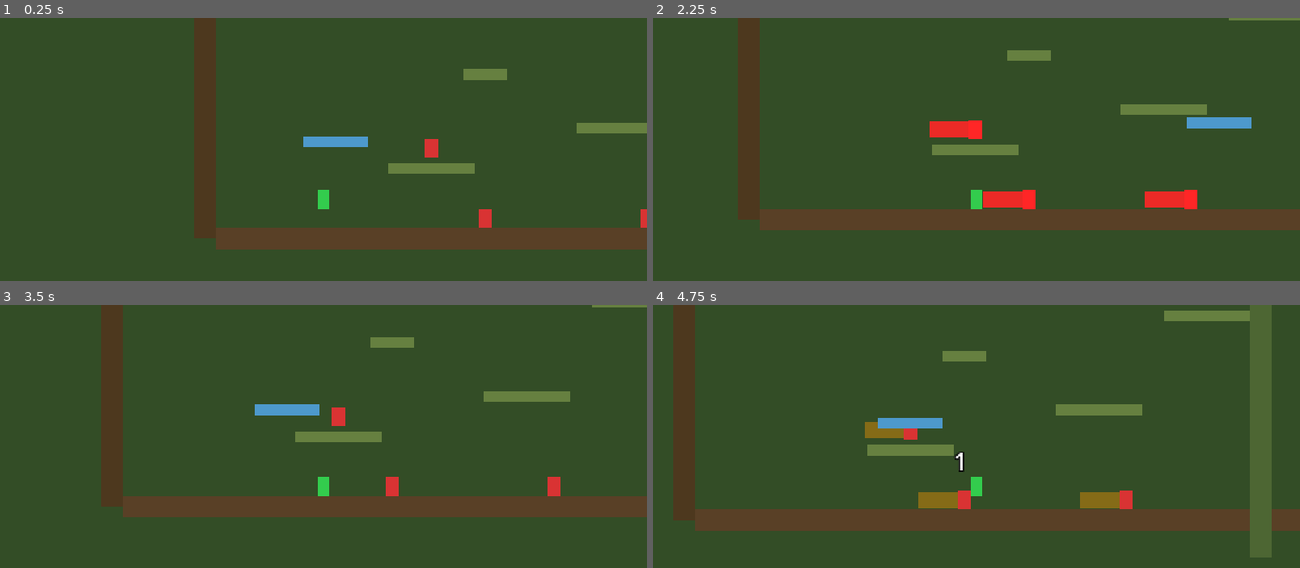
Above: before the commit, frames 1-4 (two rows, left to right).
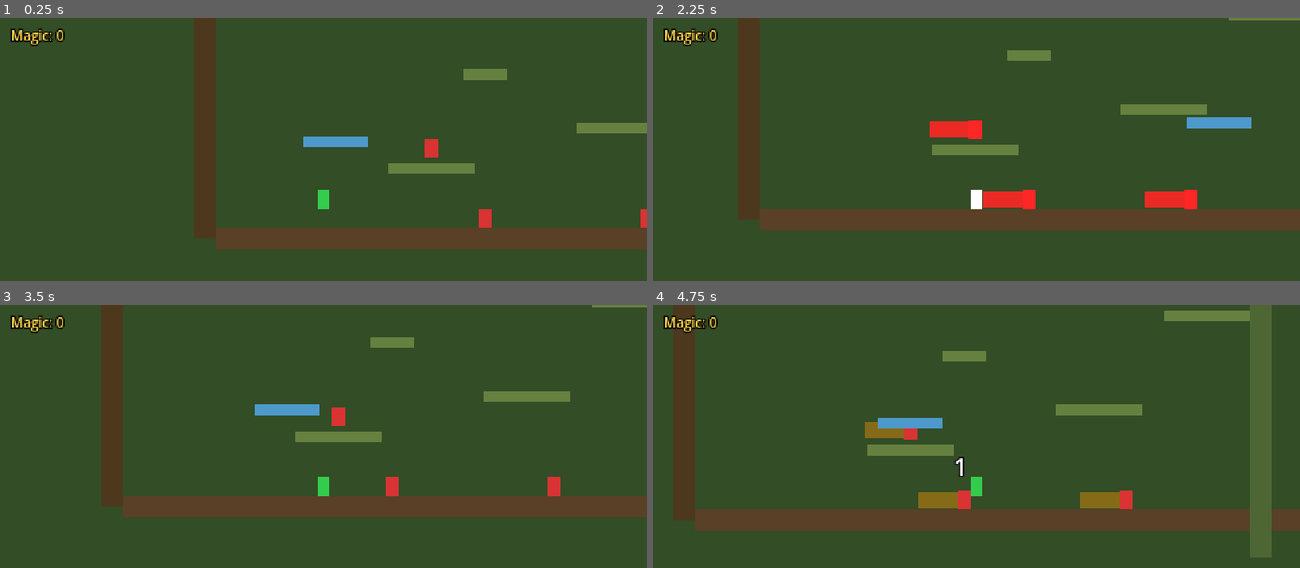
Above: after the commit, the same moments.

Repository: ButterlyEffect/ProjectLegend
Game: Godot game, scene res://scenes/player/test_level.tscn
Same seed, same stepped clock (60 frames per second), same inputs: the game is played once before the commit and once after it.
Inputs (mouse positions are in pixels of both pictures, inside the frame that each line leads up to):
- Up to frame 1 (0.25 s): no input
- Up to frame 2 (2.25 s): tap Enter at 0.5 s; move the mouse to (1118, 181) at 0.52 s; hold D (move_right) 0.53-2.03 s; tap F (attack) at 0.6, 1.55, 2.1 s; click (1118, 181) at 0.67 s; tap Space (jump) at 0.77, 1.52 s; tap G (parry) at 0.8, 1.35 s; move the mouse to (847, 217) at 1.27 s; click (847, 217) at 1.42 s; move the mouse to (1041, 120) at 2.02 s; hold A (move_left) from 2.03 s (still down); click (1041, 120) at 2.17 s
- Up to frame 3 (3.5 s): tap G (parry) at 2.3, 2.85 s; move the mouse to (291, 560) at 2.77 s; release A (move_left) at 2.78 s; hold D (move_right) from 2.78 s (still down); click (291, 560) at 2.92 s; tap Space (jump) at 3.02 s; tap F (attack) at 3.05 s
- Up to frame 4 (4.75 s): move the mouse to (1170, 541) at 3.52 s; tap R (recall_blade) at 3.6 s; click (1170, 541) at 3.67 s; tap Space (jump) at 3.77, 4.52 s; tap G (parry) at 3.8 s; move the mouse to (782, 431) at 4.27 s; release D (move_right) at 4.28 s; hold A (move_left) from 4.28 s (still down); tap Shift (slide) at 4.35 s; click (782, 431) at 4.42 s; tap F (attack) at 4.55 s

The runs differ from the first frame. In frame 1, 0.3% of the frame differs, in the area x 1-10%, y 3-11%; in frame 2, 0.5%, in the area x 1-51%, y 3-73%; in frame 3, 0.3%; in frame 4, 0.4%.

Commit message:
Complete Story 2.5: charged enhanced attack with magic spend
Hold attack ~250ms to charge. Release with stocked magic for an
enhanced swing that consumes 1 magic and deals double the normal
combo-scaled damage. Release without magic falls through to a
normal swing — no error state.

- movement_controller: charge state machine, hold/release input,
  damage = attack_damage * combo * (enhanced ? mult : 1)
- player + blade visuals pulse together while charging — gold when
  ready+magic, gray when ready+broke (signals failed-spend ahead)
- enhanced release: full-screen yellow-white flash via CanvasLayer
- test_level: top-left "Magic: N" counter UI
- player.tscn: attack hitbox 12x10 -> 20x14 for hit reliability
- attack_hitbox_frames 4 -> 6 for the same reason

Co-Authored-By: Claude Opus 4.7 (1M context) <noreply@anthropic.com>

Diff:
--- a/game/scenes/player/movement_controller.gd
+++ b/game/scenes/player/movement_controller.gd
@@ -48,8 +48,13 @@
 
 @export_group("Attack")
 @export var attack_damage: int = 1
-@export var attack_hitbox_frames: int = 4  # Active window at 60Hz
+@export var attack_hitbox_frames: int = 6  # Active window at 60Hz
 @export var attack_cooldown_frames: int = 12  # ~200ms between attacks
+
+@export_group("Charged Attack")
+@export var charge_threshold_frames: int = 15  # ~250ms hold to unlock enhanced swing
+@export var enhanced_attack_damage_multiplier: int = 2
+@export var enhanced_attack_magic_cost: int = 1
 
 # --- Node references ---
 @onready var sprite: ColorRect = $Sprite2D
@@ -59,6 +64,8 @@
 @onready var attack_shape: CollisionShape2D = $AttackHitbox/CollisionShape2D
 @onready var animation_player: AnimationPlayer = $AnimationPlayer
 @onready var parry_subsystem: Node2D = $ParrySubsystem
+@onready var blade_visual: ColorRect = $BladePivot/Blade/ThrowPhysics/BladeVisual
+@onready var player_sprite: ColorRect = $Sprite2D
 
 # --- Private state ---
 var _current_state: StringName = STATE_IDLE
@@ -74,16 +81,24 @@
 var _attack_timer: int = 0
 var _attack_cooldown_timer: int = 0
 var _attack_targets_hit: Array[Node2D] = []  # Prevent multi-hit per swing
+var _is_charging: bool = false
+var _attack_charge_timer: int = 0
+var _is_enhanced_attack: bool = false
+var _blade_original_color: Color
+var _player_original_color: Color
 
 
 func _ready() -> void:
 	_last_safe_position = global_position
+	_blade_original_color = blade_visual.color
+	_player_original_color = player_sprite.color
 
 
 func _physics_process(delta: float) -> void:
 	_update_timers(delta)
 	_detect_wall()
 	_try_attack()
+	_update_charging()
 	_update_attack()
 
 	match _current_state:
@@ -253,23 +268,105 @@
 # --- Attack overlay ---
 
 func _try_attack() -> void:
-	if not Input.is_action_just_pressed("attack"):
-		return
+	# Press: begin charging if eligible
+	if Input.is_action_just_pressed("attack") and _can_start_attack():
+		_is_charging = true
+		_attack_charge_timer = 0
+	# Release: fire normal or enhanced based on charge + magic
+	if _is_charging and Input.is_action_just_released("attack"):
+		var charged: bool = _attack_charge_timer >= charge_threshold_frames
+		var has_magic: bool = parry_subsystem.get_magic_stock() >= enhanced_attack_magic_cost
+		var enhanced: bool = charged and has_magic
+		if enhanced:
+			parry_subsystem.spend_magic(enhanced_attack_magic_cost)
+		_is_charging = false
+		_attack_charge_timer = 0
+		_start_attack(enhanced)
+
+
+func _can_start_attack() -> bool:
 	if _is_attacking or _attack_cooldown_timer > 0:
-		return
+		return false
 	if not throw_physics.is_held():
-		return
+		return false
 	if parry_subsystem.is_parrying() or parry_subsystem.is_in_recovery() or parry_subsystem.is_in_slowmo():
-		return
+		return false
+	return true
+
+
+func _update_charging() -> void:
+	if not _is_charging:
+		return
+	# Cancel charge if conditions break (blade thrown, parry initiated)
+	if not throw_physics.is_held() or parry_subsystem.is_parrying() or parry_subsystem.is_in_recovery() or parry_subsystem.is_in_slowmo():
+		_is_charging = false
+		_attack_charge_timer = 0
+		blade_visual.color = _blade_original_color
+		player_sprite.color = _player_original_color
+		return
+	_attack_charge_timer += 1
+	_update_charge_visual()
+
+
+func _update_charge_visual() -> void:
+	var charged: bool = _attack_charge_timer >= charge_threshold_frames
+	var has_magic: bool = parry_subsystem.get_magic_stock() >= enhanced_attack_magic_cost
+	if charged and has_magic:
+		# Fully charged, magic available — pulsing gold (both blade and player)
+		var pulse: float = (sin(Engine.get_physics_frames() * 0.35) + 1.0) * 0.5
+		var gold: Color = Color(1.0, 0.85, 0.3 + 0.4 * pulse, 1.0)
+		blade_visual.color = gold
+		player_sprite.color = _player_original_color.lerp(gold, 0.6)
+	elif charged:
+		# Charged but no magic — dim gray (visual feedback that the spend would fail)
+		blade_visual.color = Color(0.55, 0.55, 0.6, 1.0)
+		player_sprite.color = _player_original_color.lerp(Color(0.55, 0.55, 0.6, 1.0), 0.4)
+	else:
+		# Building charge — gradient from neutral to warm
+		var t: float = float(_attack_charge_timer) / float(charge_threshold_frames)
+		var warm: Color = Color(1.0, 0.85, 0.5, 1.0)
+		blade_visual.color = _blade_original_color.lerp(warm, t)
+		player_sprite.color = _player_original_color.lerp(warm, t * 0.5)
+
+
+func _start_attack(enhanced: bool) -> void:
 	_is_attacking = true
+	_is_enhanced_attack = enhanced
 	_attack_timer = attack_hitbox_frames
 	_attack_targets_hit.clear()
-	# Position hitbox on facing side
 	var offset_x: float = 8.0 if _facing_right else -8.0
 	attack_shape.position = Vector2(offset_x, -7.0)
 	attack_hitbox.monitoring = true
 	animation_player.play("attack_swing")
 	attack_started.emit()
+	if enhanced:
+		_trigger_enhanced_visual()
+	else:
+		blade_visual.color = _blade_original_color
+		player_sprite.color = _player_original_color
+
+
+func _trigger_enhanced_visual() -> void:
+	# Brief screen flash via a CanvasLayer overlay
+	var canvas := CanvasLayer.new()
+	canvas.layer = 100
+	var flash := ColorRect.new()
+	flash.color = Color(1.0, 0.95, 0.6, 0.45)
+	flash.size = get_viewport_rect().size
+	flash.mouse_filter = Control.MOUSE_FILTER_IGNORE
+	canvas.add_child(flash)
+	get_tree().current_scene.add_child(canvas)
+	var flash_tween := create_tween()
+	flash_tween.tween_property(flash, "modulate:a", 0.0, 0.18)
+	flash_tween.tween_callback(canvas.queue_free)
+	# Bright blade flash that fades back to original
+	blade_visual.color = Color(1.0, 0.95, 0.4, 1.0)
+	var blade_tween := create_tween()
+	blade_tween.tween_property(blade_visual, "color", _blade_original_color, 0.4)
+	# Player sprite mirrors the bright flash and fades back
+	player_sprite.color = Color(1.0, 0.95, 0.4, 1.0)
+	var player_tween := create_tween()
+	player_tween.tween_property(player_sprite, "color", _player_original_color, 0.4)
 
 
 func _update_attack() -> void:
@@ -282,13 +379,15 @@
 		var target: Node = area.get_parent()
 		if target.has_method("take_damage"):
 			var combo: int = parry_subsystem.get_combo_count()
-			var multiplier: int = max(combo, 1)
-			target.take_damage(attack_damage * multiplier)
+			var combo_mult: int = max(combo, 1)
+			var enhanced_mult: int = enhanced_attack_damage_multiplier if _is_enhanced_attack else 1
+			target.take_damage(attack_damage * combo_mult * enhanced_mult)
 			_attack_targets_hit.append(area)
 			attack_hit.emit(target)
 	_attack_timer -= 1
 	if _attack_timer <= 0:
 		_is_attacking = false
+		_is_enhanced_attack = false
 		attack_hitbox.monitoring = false
 		_attack_cooldown_timer = attack_cooldown_frames
 
--- a/game/scenes/player/player.tscn
+++ b/game/scenes/player/player.tscn
@@ -17,7 +17,7 @@
 size = Vector2(8, 14)
 
 [sub_resource type="RectangleShape2D" id="attack_hitbox_shape"]
-size = Vector2(12, 10)
+size = Vector2(20, 14)
 
 [sub_resource type="RectangleShape2D" id="player_hurtbox_shape"]
 size = Vector2(8, 14)
--- a/game/scenes/player/test_level.gd
+++ b/game/scenes/player/test_level.gd
@@ -5,12 +5,14 @@
 @onready var player: CharacterBody2D = $Player
 @onready var throw_physics: Node = $Player/BladePivot/Blade/ThrowPhysics
 @onready var teleport_executor: Node = $Player/BladePivot/Blade/TeleportExecutor
+@onready var parry_subsystem: Node = $Player/ParrySubsystem
 @onready var player_health: Node = $Player/PlayerHealth
 @onready var kill_zone: Area2D = $KillZone
 @onready var moving_platform: AnimatableBody2D = $MovingPlatform
 
 var _range_indicator: Line2D
 var _platform_tween: Tween
+var _magic_label: Label
 
 
 func _ready() -> void:
@@ -36,6 +38,21 @@
 	_range_indicator.default_color = Color(1.0, 1.0, 0.6, 0.5)
 	_range_indicator.visible = false
 	add_child(_range_indicator)
+	_setup_magic_counter()
+
+
+func _setup_magic_counter() -> void:
+	var ui := CanvasLayer.new()
+	ui.layer = 50
+	add_child(ui)
+	_magic_label = Label.new()
+	_magic_label.text = "Magic: 0"
+	_magic_label.position = Vector2(8, 6)
+	_magic_label.add_theme_font_size_override("font_size", 10)
+	_magic_label.add_theme_color_override("font_color", Color(1.0, 0.85, 0.3, 1.0))
+	_magic_label.add_theme_color_override("font_outline_color", Color.BLACK)
+	_magic_label.add_theme_constant_override("outline_size", 4)
+	ui.add_child(_magic_label)
 
 
 func _physics_process(_delta: float) -> void:
@@ -55,6 +72,12 @@
 		throw_physics.recall()
 
 	_update_range_indicator()
+	_update_magic_counter()
+
+
+func _update_magic_counter() -> void:
+	if _magic_label and parry_subsystem:
+		_magic_label.text = "Magic: " + str(parry_subsystem.get_magic_stock())
 
 
 func _update_range_indicator() -> void:
Not shown, changed: CLAUDE.md
